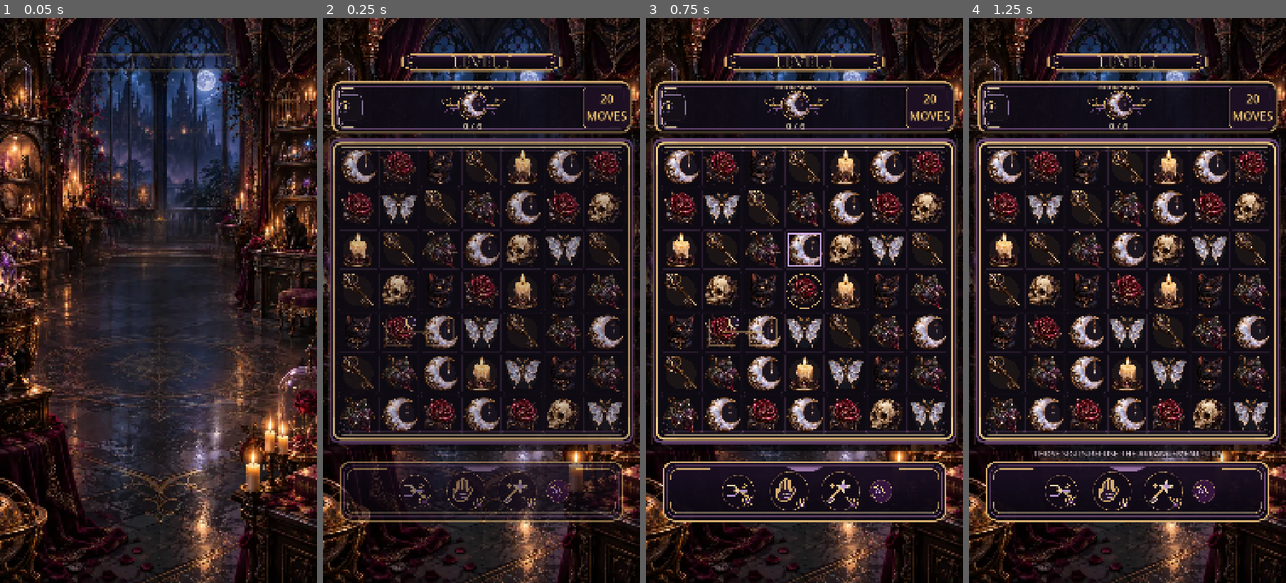
Above: before the commit, frames 1-4 (left to right).
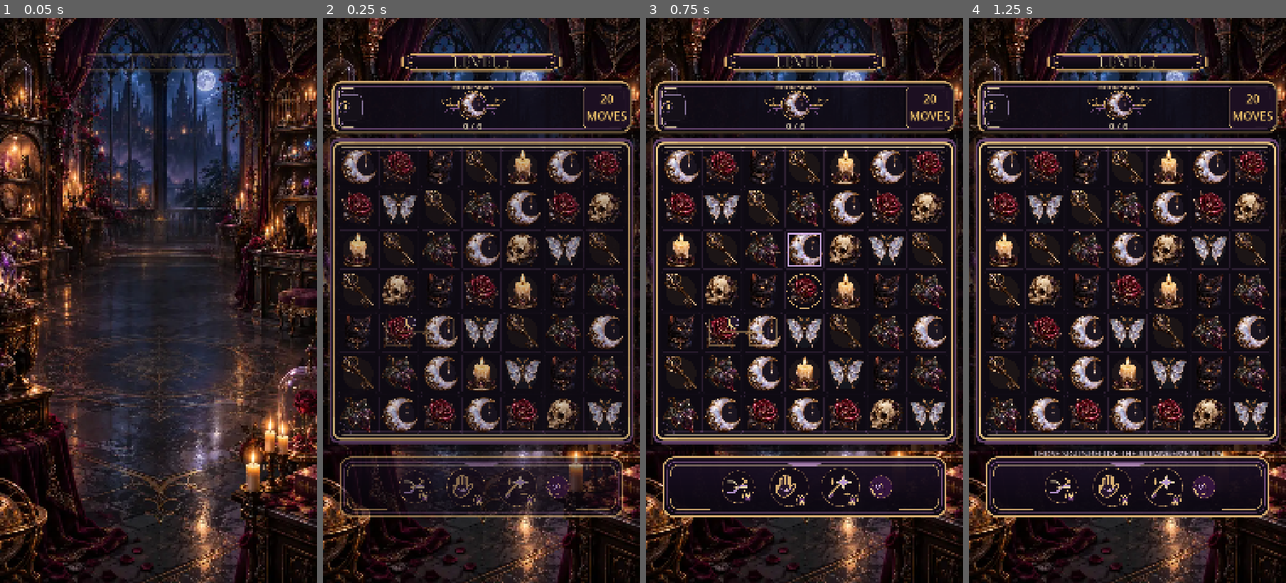
Above: after the commit, the same moments.

Repository: Jay-prodesign/akilta-match3
Game: Godot game, scene res://src/ui/gameplay/gameplay_screen.tscn
The game is run twice, just before and just after one commit, with the same random seed, the same clock (stepped at 60 frames per second) and the same inputs. This scene is started directly instead of the project's main scene.
Inputs (mouse positions are in pixels of both pictures, inside the frame that each line leads up to):
- Up to frame 1 (0.05 s): no input
- Up to frame 2 (0.25 s): no input
- Up to frame 3 (0.75 s): drag from (804, 289) to (836, 176) at 0.52 s
- Up to frame 4 (1.25 s): no input

Frame 1 is identical in both runs. In frame 2, 3.0% of the frame differs, in the area x 5-95%, y 77-90%; in frame 3, 3.8%; in frame 4, 3.7%.

Commit message:
Align booster tray synchronously after native layout changes

Diff:
--- a/src/ui/gameplay/gameplay_screen.gd
+++ b/src/ui/gameplay/gameplay_screen.gd
@@ -286,8 +286,8 @@
 		load_level_path(default_level_path, default_seed)
 	if not get_viewport().size_changed.is_connected(_schedule_booster_tray_alignment):
 		get_viewport().size_changed.connect(_schedule_booster_tray_alignment)
-	if board_view != null and not board_view.resized.is_connected(_schedule_booster_tray_alignment):
-		board_view.resized.connect(_schedule_booster_tray_alignment)
+	if board_view != null and not board_view.resized.is_connected(_align_booster_tray_to_board_band):
+		board_view.resized.connect(_align_booster_tray_to_board_band)
 	_schedule_booster_tray_alignment()
 	call_deferred("_play_gameplay_intro")
 
@@ -562,7 +562,7 @@
 		result_ritual.set("glow_strength", 0.75)
 		result_ritual.queue_redraw()
 	_refresh_hud()
-	_schedule_booster_tray_alignment()
+	_align_booster_tray_to_board_band()
 	return true
 
 func _update_level_badge() -> void:
